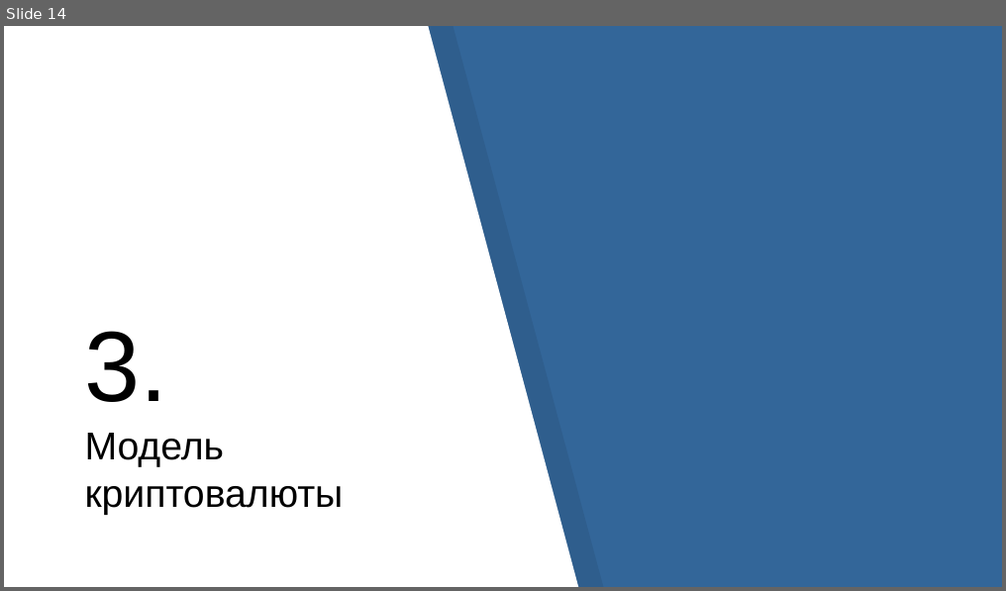
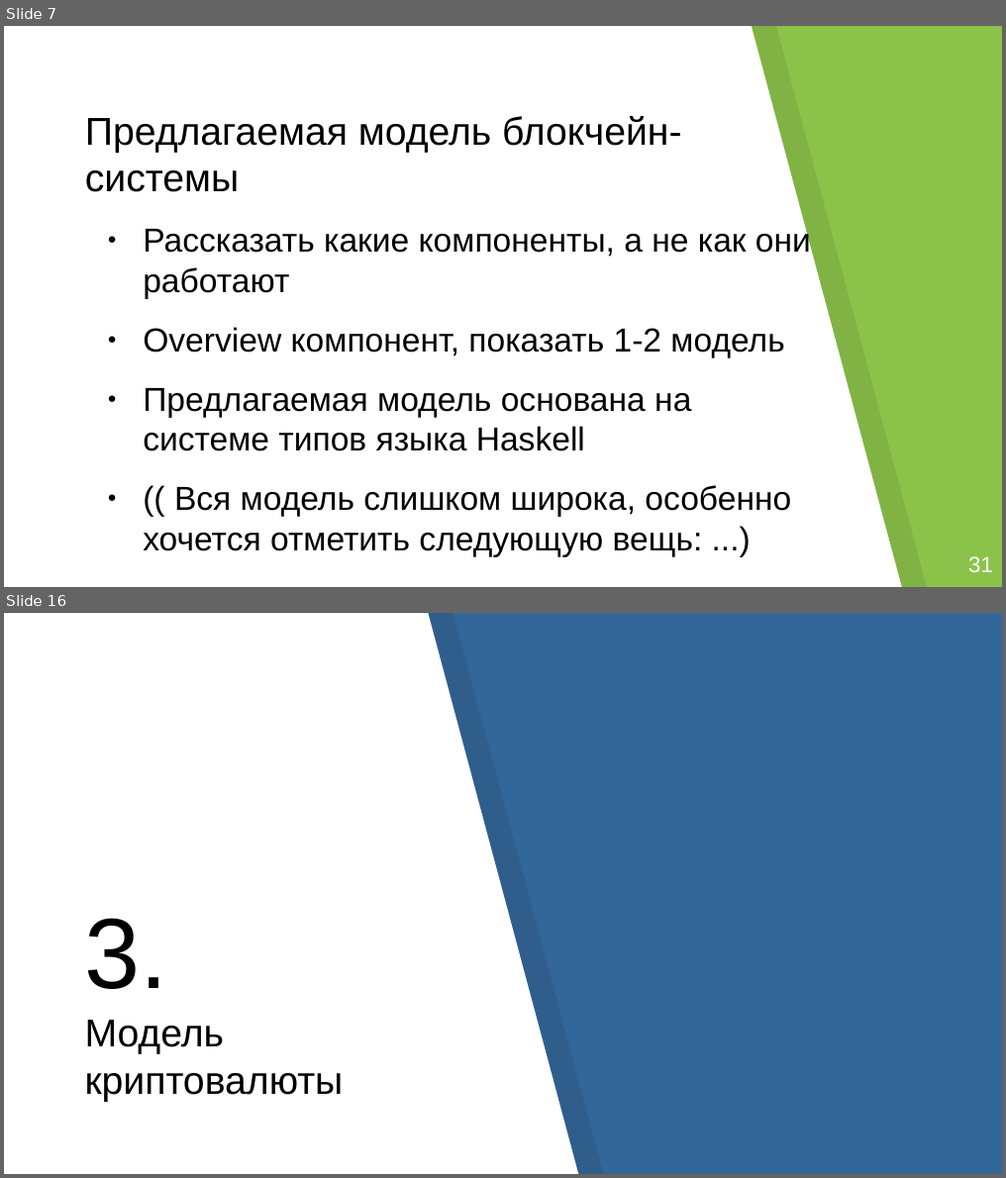
Before and after one commit to georgeee/itmo-master-thesis, a slide deck: presentation.odp. Shown one above the other, each under a label of ours: slide 14 before the commit, slides 7 and 16 after it; the slides between them are not shown. The pictures are 1006x591 and 1006x1178 pixels, drawn with LibreOffice and Linux fonts; fonts in the diff are those of the drawing; background and template pictures are left out. Boxes give left, top, right and bottom in pixels: in the first picture for what was removed or moved away, otherwise in the second. Text is boxed around its words. In the diff, an @@ line names an element or a change of style, - is before the commit and + after.

```diff
--- a/presentation.odp
+++ b/presentation.odp
@@ slide 7 added at bbox=[4, 26, 1002, 587], background #8BC34A @@
@@ freeform shape added at bbox=[4, 26, 902, 587], fill #FFFFFF @@
@@ freeform shape added at bbox=[29, 26, 927, 587], fill #000000 at 8% opacity @@
@@ title added at bbox=[85, 116, 681, 192], 28 pt, text #000000 @@
+Предлагаемая модель блокчейн-системы
@@ text added at bbox=[143, 225, 811, 558], 24 pt, text #000000 @@
+● Рассказать какие компоненты, а не как они работают
+● Overview компонент, показать 1-2 модель
+● Предлагаемая модель основана на системе типов языка Haskell
+● (( Вся модель слишком широка, особенно хочется отметить следующую вещь: ...)
@@ page number added at bbox=[827, 541, 974, 587], 16 pt, text #FFFFFF @@
+7 /
@@ text added at bbox=[968, 557, 993, 572], 16 pt, text #FFFFFF @@
+31
@@ what was slide 14 is now slide 16 @@
```
Also in this commit, not shown: 25 slides changed, 3 other slides added, 2 slides removed.
